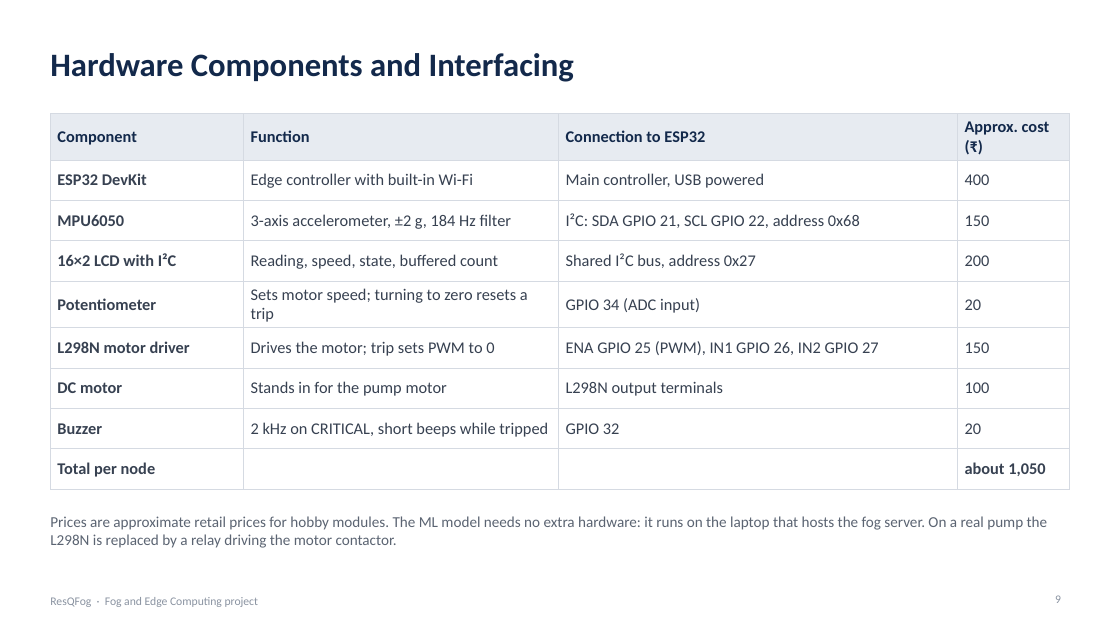
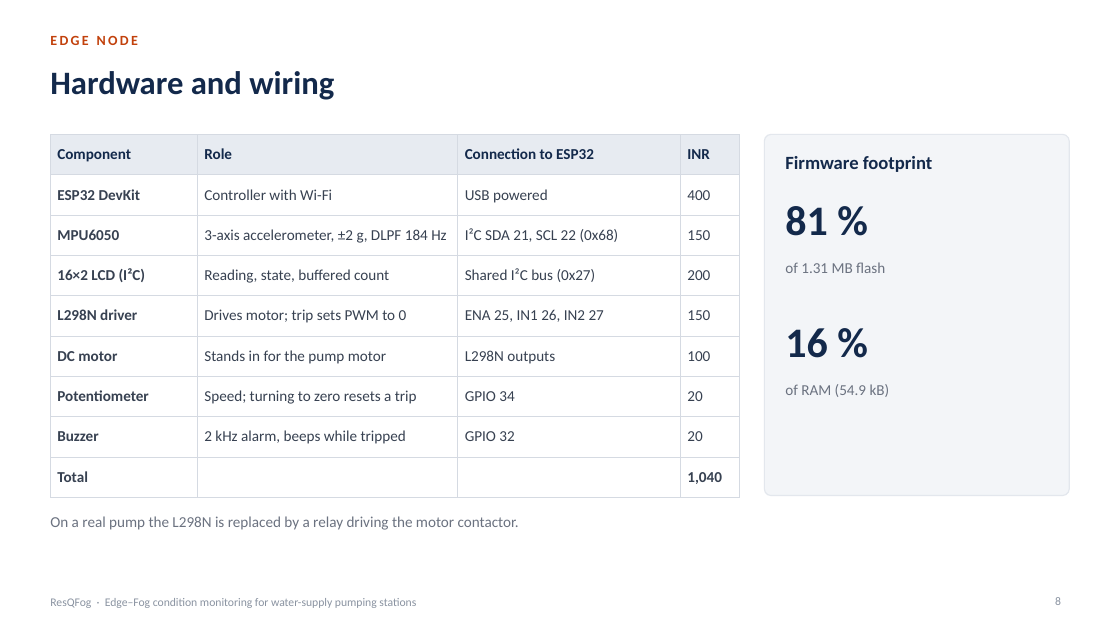
Before and after one commit to Arush-O7/ResQFog, a slide deck: slide 8 of docs/ResQFog_Final_Presentation.pptx (slide 9 before the commit). Drawn at 1120x630 pixels with LibreOffice and Linux fonts; fonts in the diff are those of the drawing. Boxes give left, top, right and bottom in pixels: in the first picture for what was removed or moved away, otherwise in the second. Text is boxed around its words. In the diff, an @@ line names an element or a change of style, - is before the commit and + after.

```diff
--- a/docs/ResQFog_Final_Presentation.pptx
+++ b/docs/ResQFog_Final_Presentation.pptx
@@ text added at (50, 35, 138, 45), 12 pt, text #C2410C, bold @@
+EDGE NODE
@@ title at (50, 71, 334, 100): text changed @@
-Hardware Components and Interfacing
+Hardware and wiring
@@ table at (50, 134, 739, 488) @@
-row 1, column 2: Function
+row 1, column 2: Role
-row 1, column 4: Approx. cost (₹)
+row 1, column 4: INR
-row 2, column 2: Edge controller with built-in Wi-Fi
+row 2, column 2: Controller with Wi-Fi
-row 2, column 3: Main controller, USB powered
+row 2, column 3: USB powered
-row 3, column 2: 3-axis accelerometer, ±2 g, 184 Hz filter
+row 3, column 2: 3-axis accelerometer, ±2 g, DLPF 184 Hz
-row 3, column 3: I²C: SDA GPIO 21, SCL GPIO 22, address 0x68
+row 3, column 3: I²C SDA 21, SCL 22 (0x68)
-row 4: 16×2 LCD with I²C | Reading, speed, state, buffered count | Shared I²C bus, address 0x27 | 200
+row 4: 16×2 LCD (I²C) | Reading, state, buffered count | Shared I²C bus (0x27) | 200
-row 5: Potentiometer | Sets motor speed; turning to zero resets a trip | GPIO 34 (ADC input) | 20
+row 5: L298N driver | Drives motor; trip sets PWM to 0 | ENA 25, IN1 26, IN2 27 | 150
-row 6: L298N motor driver | Drives the motor; trip sets PWM to 0 | ENA GPIO 25 (PWM), IN1 GPIO 26, IN2 GPIO 27 | 150
+row 6: DC motor | Stands in for the pump motor | L298N outputs | 100
-row 7: DC motor | Stands in for the pump motor | L298N output terminals | 100
+row 7: Potentiometer | Speed; turning to zero resets a trip | GPIO 34 | 20
-row 8, column 2: 2 kHz on CRITICAL, short beeps while tripped
+row 8, column 2: 2 kHz alarm, beeps while tripped
-row 9, column 1: Total per node
+row 9, column 1: Total
-row 9, column 4: about 1,050
+row 9, column 4: 1,040
@@ size 14 to 13 pt in "Component", "Connection to ESP32", "ESP32 DevKit", "400" and 6 more places @@
@@ table: place and size @@
-table at (50, 113, 1070, 481)
+table at (50, 134, 739, 488)
@@ rounded rectangle added at (765, 134, 1070, 496), fill #F3F5F8, outline #E3E7ED 1 pt @@
@@ text added at (785, 156, 932, 172), 16 pt, text #13294B, bold @@
+Firmware footprint
@@ text added at (785, 206, 828, 236), 36 pt, text #13294B, bold @@
+81 %
@@ text added at (785, 262, 885, 273), 13 pt, text #6B7280 @@
+of 1.31 MB flash
@@ text added at (785, 328, 828, 358), 36 pt, text #13294B, bold @@
+16 %
@@ text added at (785, 384, 890, 397), 13 pt, text #6B7280 @@
+of RAM (54.9 kB)
@@ text at (50, 516, 519, 530): text changed; text colour #5B6472 to #6B7280 @@
-Prices are approximate retail prices for hobby modules. The ML model needs no extra hardware: it runs on the laptop that hosts the fog server. On a real pump the L298N is replaced by a relay driving the motor contactor.
+On a real pump the L298N is replaced by a relay driving the motor contactor.
@@ text removed at (50, 597, 258, 607) @@
-ResQFog · Fog and Edge Computing project
@@ text added at (50, 598, 416, 608), 10 pt, text #8A93A1 @@
+ResQFog · Edge–Fog condition monitoring for water-supply pumping stations
@@ page number at (1055, 597, 1061, 605): text changed @@
-9
+8
```
Also in this commit, not shown: 7 other slides changed, 13 slides added, 14 slides removed, 4 other files.
